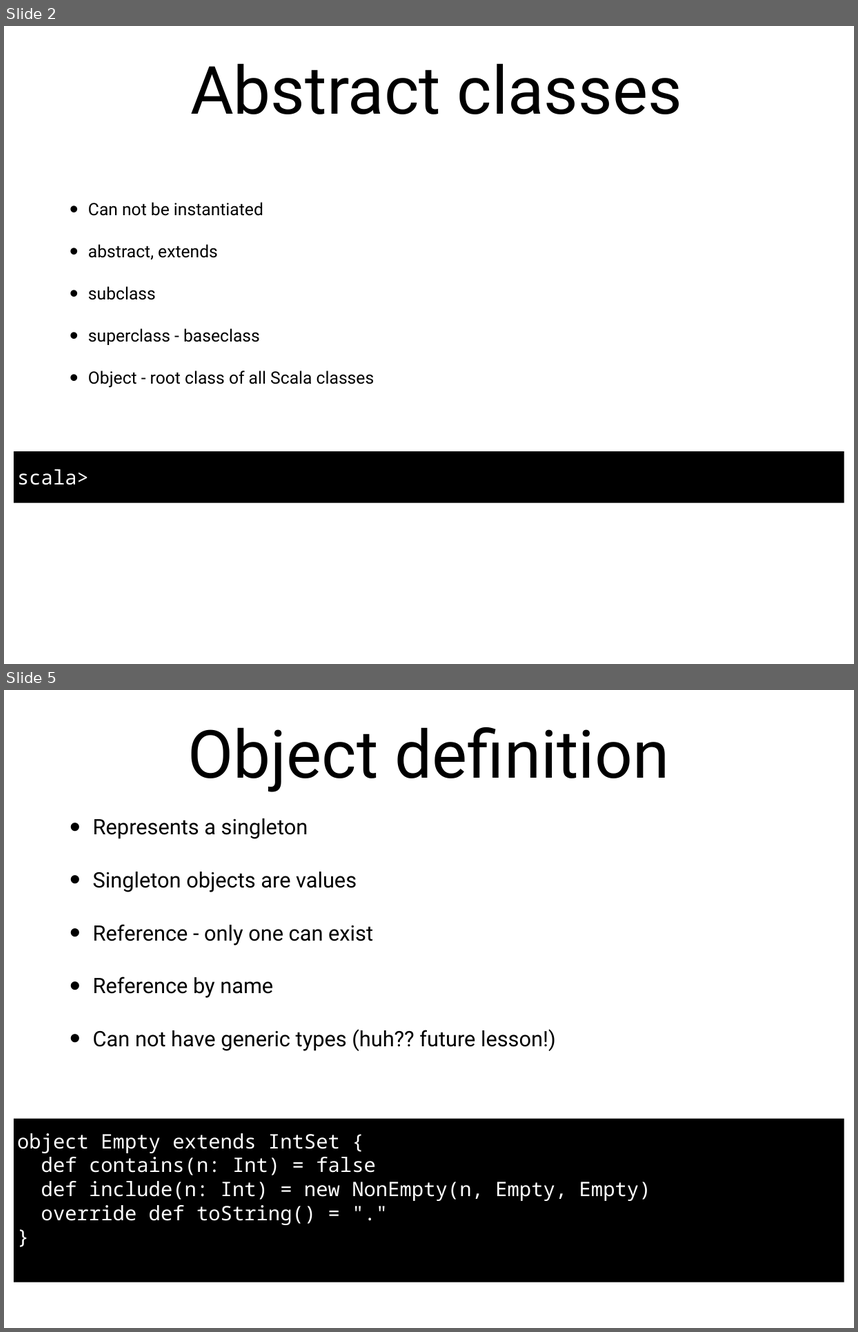
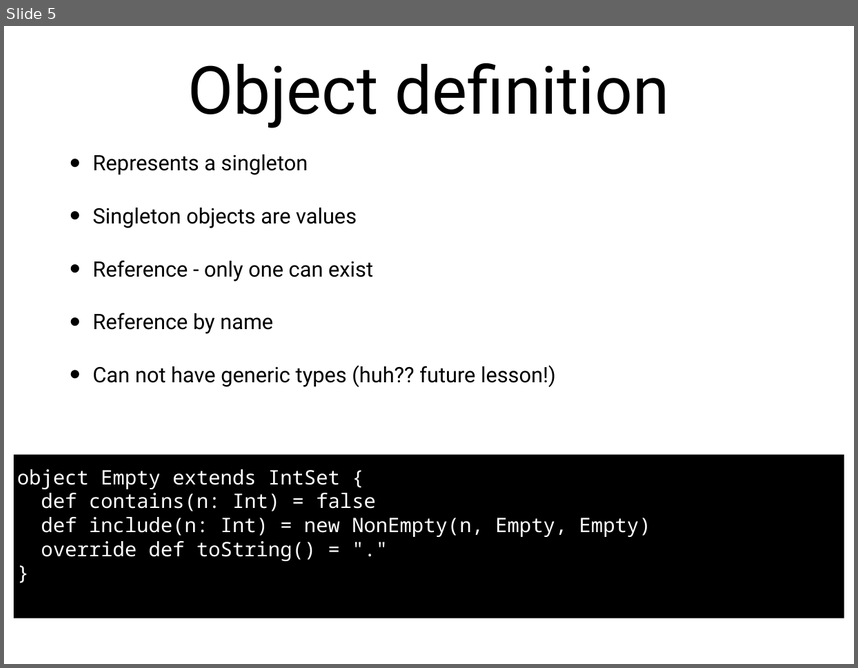
Before and after one commit to LundOgBendsen/LBE2921-Scala, a slide deck: slides/06_class_hierarchies.pptx. Shown one above the other, each under a label of ours: slides 2 and 5 before the commit, slide 5 after it; the slides between them are not shown. The pictures are 858x1332 and 858x668 pixels, drawn with LibreOffice and Linux fonts; fonts in the diff are those of the drawing. Boxes give left, top, right and bottom in pixels: in the first picture for what was removed or moved away, otherwise in the second. Text is boxed around its words. In the diff, an @@ line names an element or a change of style, - is before the commit and + after.

```diff
--- a/slides/06_class_hierarchies.pptx
+++ b/slides/06_class_hierarchies.pptx
@@ slide 2 removed at (4, 26, 854, 664), background #FFFFFF @@
@@ title removed at (190, 63, 682, 114) @@
-  Abstract classes
@@ text removed at (88, 202, 375, 388) @@
-• Can not be instantiated
-• abstract, extends
-• subclass
-• superclass - baseclass
-• Object - root class of all Scala classes
@@ text removed at (14, 451, 844, 503) @@
-scala>
```
Also in this commit, not shown: 4 slides changed, 2 slides added, 3 other slides removed, 26 other files.
